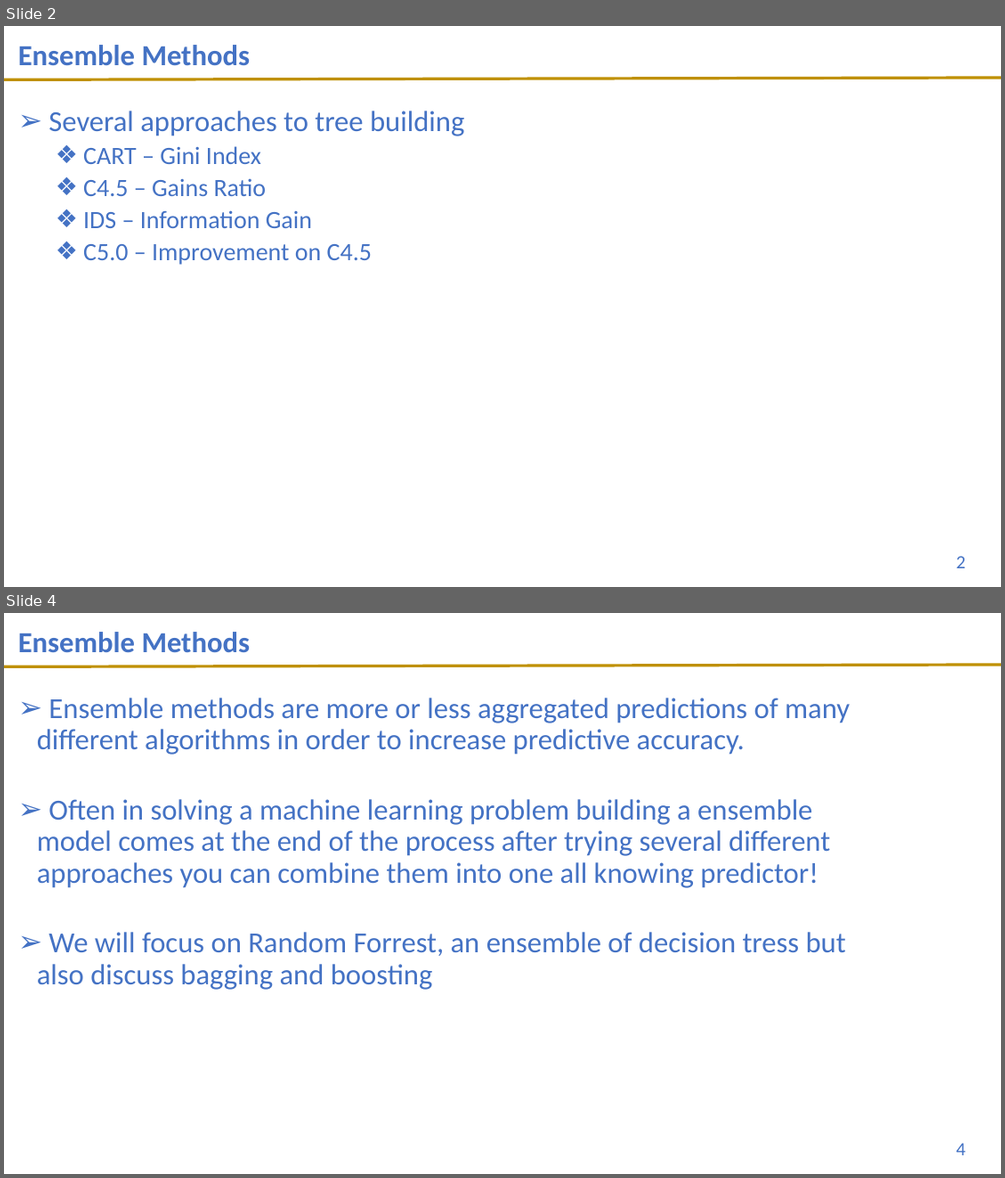
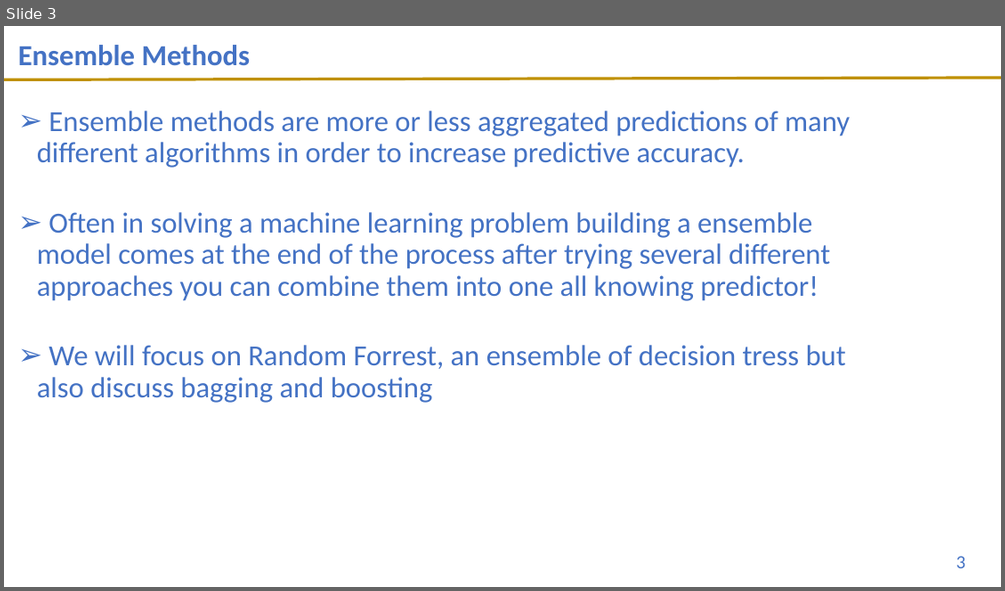
Before and after one commit to UVADS/DS-3001, a slide deck: 12_Ensemble_RF/Trees_Ensemble_11.9.20.pptx. Shown one above the other, each under a label of ours: slides 2 and 4 before the commit, slide 3 after it; the slides between them are not shown. The pictures are 1005x1178 and 1005x591 pixels, drawn with LibreOffice and Linux fonts; fonts in the diff are those of the drawing; background and template pictures are left out. Boxes give left, top, right and bottom in pixels: in the first picture for what was removed or moved away, otherwise in the second. Text is boxed around its words. In the diff, an @@ line names an element or a change of style, - is before the commit and + after.

```diff
--- a/12_Ensemble_RF/Trees_Ensemble_11.9.20.pptx
+++ b/12_Ensemble_RF/Trees_Ensemble_11.9.20.pptx
@@ slide 2 removed at [4,26,1001,587], background #FFFFFF; not listed: 1 template element that a slide beside it also shows @@
@@ title removed at [18,45,251,65] @@
-Ensemble Methods
@@ text removed at [48,111,464,265] @@
-➢ Several approaches to tree building
-  ❖ CART – Gini Index
-  ❖ C4.5 – Gains Ratio
-  ❖ IDS – Information Gain
-  ❖ C5.0 – Improvement on C4.5
@@ page number removed at [956,556,966,568] @@
-2
@@ what was slide 4 is now slide 3 @@
@@ page number at [956,556,966,568]: text changed @@
-4
+3
```
Also in this commit, not shown: 3 slides changed, 3 slides added, 1 other slide removed, 1 other file.
